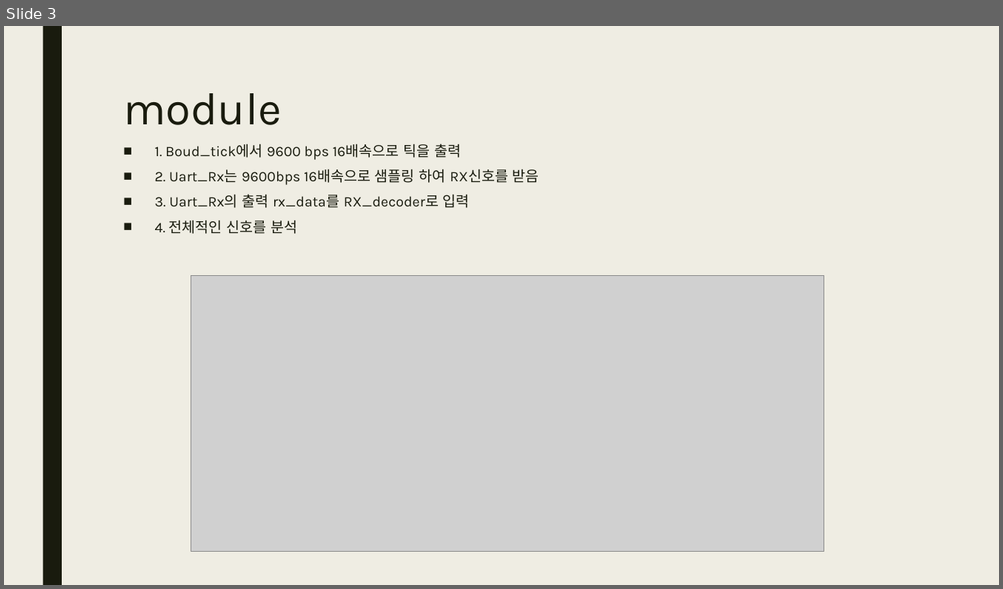
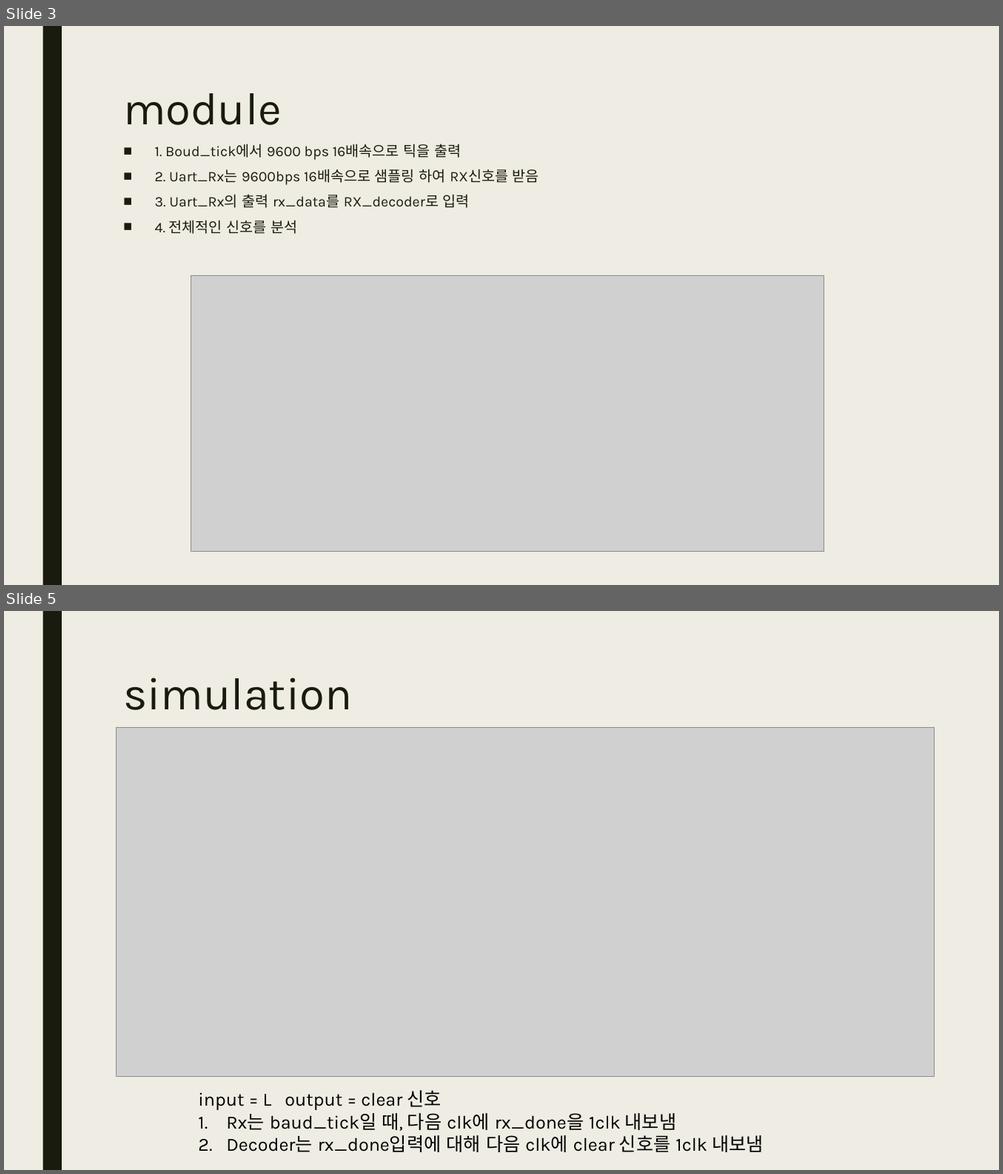
Before and after one commit to JunHyoung0608/Verilog_2026_Project, a slide deck: L01_uart_stopwatch_watch/이준형_uart_rx_decoder_sim.pptx. Shown one above the other, each under a label of ours: slide 3 before the commit, slides 3 and 5 after it; the slides between them are not shown. The pictures are 1003x589 and 1003x1174 pixels, drawn with LibreOffice and Linux fonts; fonts in the diff are those of the drawing; grey boxes stand for pictures. Boxes give left, top, right and bottom in pixels: in the first picture for what was removed or moved away, otherwise in the second. Text is boxed around its words. In the diff, an @@ line names an element or a change of style, - is before the commit and + after.

```diff
--- a/L01_uart_stopwatch_watch/이준형_uart_rx_decoder_sim.pptx
+++ b/L01_uart_stopwatch_watch/이준형_uart_rx_decoder_sim.pptx
@@ slide 5 added at (4,611,999,1170), background #EFEDE3; not listed: 1 template element that a slide beside it also shows @@
@@ title added at (123,678,352,710), 44 pt, text #191B0E @@
+simulation
@@ picture added at (116,727,933,1076) @@
@@ text added at (198,1091,763,1153), 18 pt, text #000000 @@
+input = L output = clear 신호
+1. Rx는 baud_tick일 때, 다음 clk에 rx_done을 1clk 내보냄
+2. Decoder는 rx_done입력에 대해 다음 clk에 clear 신호를 1clk 내보냄
```
Also in this commit, not shown: 2 slides changed, 46 other files.
